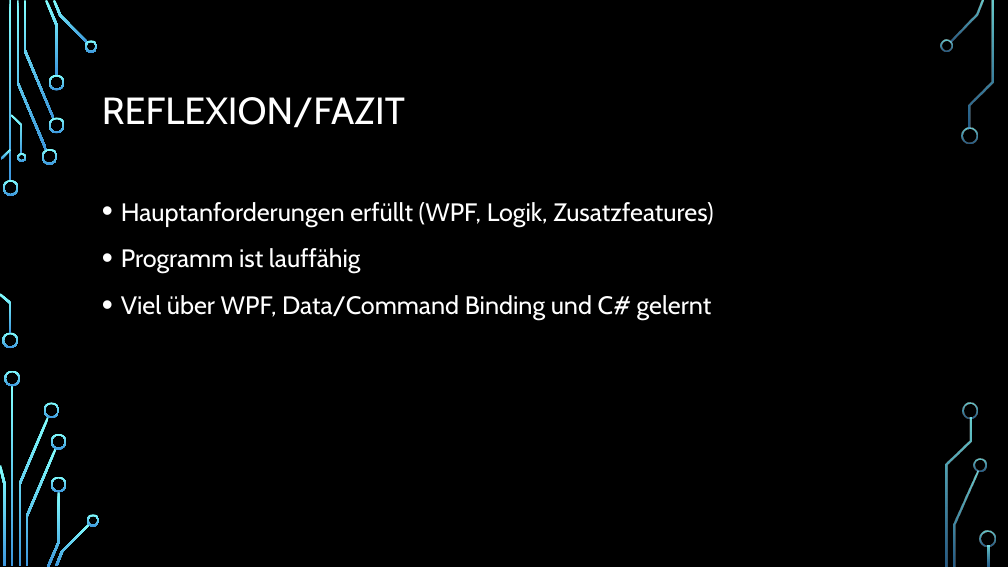
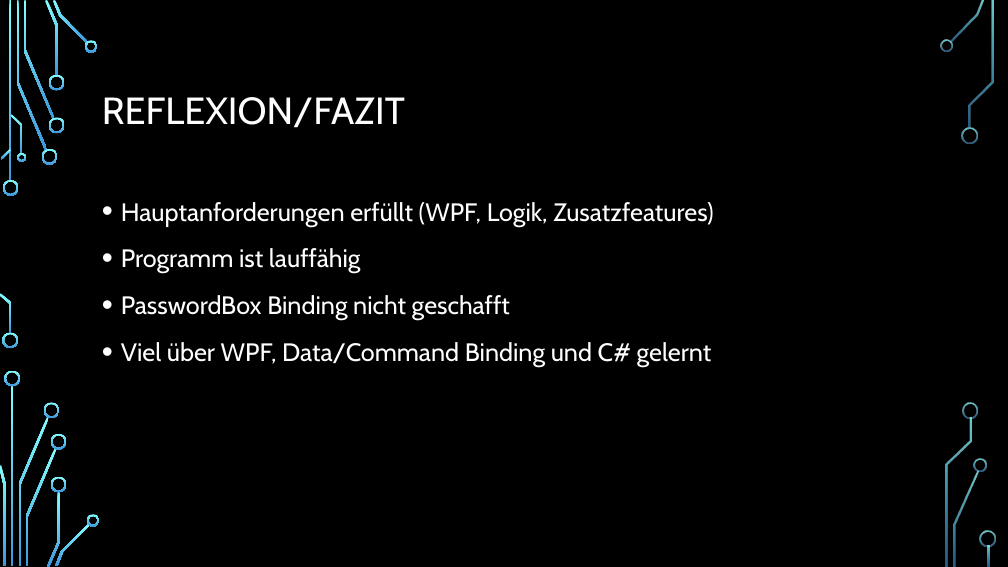
Before and after one commit to alexanderternst/JetstreamServiceNETWPF, a slide deck: slide 10 of Projektdokumentation/ProjektarbeitJetstreamSkiserviceAPI.pptx (slide 9 before the commit). Drawn at 1008x567 pixels with LibreOffice and Linux fonts; fonts in the diff are those of the drawing; background and template pictures are left out. Boxes give left, top, right and bottom in pixels: in the first picture for what was removed or moved away, otherwise in the second. Text is boxed around its words. In the diff, an @@ line names an element or a change of style, - is before the commit and + after.

```diff
--- a/Projektdokumentation/ProjektarbeitJetstreamSkiserviceAPI.pptx
+++ b/Projektdokumentation/ProjektarbeitJetstreamSkiserviceAPI.pptx
@@ text at box(121, 295, 510, 320): paragraph added @@
+• PasswordBox Binding nicht geschafft
```
Also in this commit, not shown: 2 other slides changed, 1 slide added.
